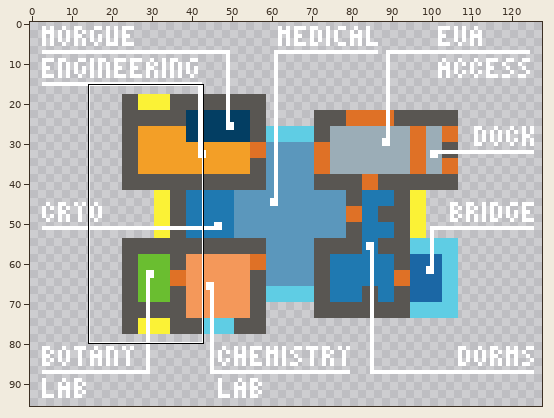
Two states of a sprite sheet, Resources/Textures/_NF/Guidebook/shuttle_maps/128x96.rsi/stasis.png. The picture above shows the old version from afar; the outline marks the close-up.
Close-up. As it was:
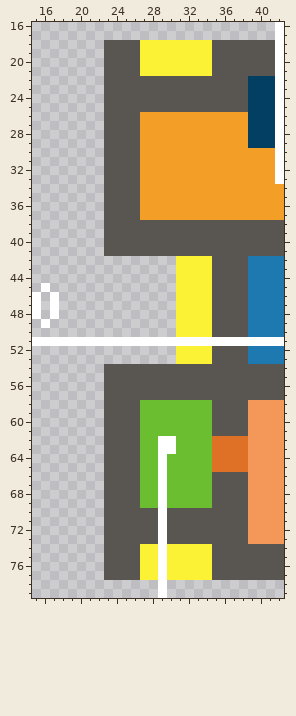
The file is 128x96 pixels. Shown: x 15..42, y 16..79.
The same view after the edit:
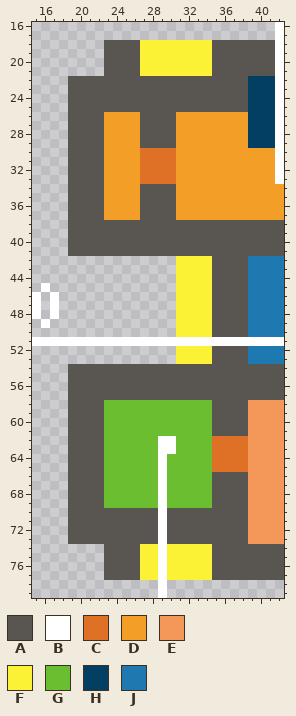
Palette (. is transparent): A #595652  B #ffffff  C #df7126  D #f39f27  E #f4985a  F #fbf236  G #6abe30  H #033e63  J #1f79b1
The exact change:
@@ x 17..32 @@
 21 ......AAAAFFFFFF
-22 ......AAAAAAAAAA
-23 ......AAAAAAAAAA
-24 ......AAAAAAAAAA
-25 ......AAAAAAAAAA
-26 ......AAAADDDDDD
-27 ......AAAADDDDDD
-28 ......AAAADDDDDD
-29 ......AAAADDDDDD
-30 ......AAAADDDDDD
-31 ......AAAADDDDDD
-32 ......AAAADDDDDD
-33 ......AAAADDDDDD
-34 ......AAAADDDDDD
-35 ......AAAADDDDDD
-36 ......AAAADDDDDD
-37 ......AAAADDDDDD
-38 ......AAAAAAAAAA
-39 ......AAAAAAAAAA
-40 ......AAAAAAAAAA
-41 ......AAAAAAAAAA
+22 ..AAAAAAAAAAAAAA
+23 ..AAAAAAAAAAAAAA
+24 ..AAAAAAAAAAAAAA
+25 ..AAAAAAAAAAAAAA
+26 ..AAAADDDDAAAADD
+27 ..AAAADDDDAAAADD
+28 ..AAAADDDDAAAADD
+29 ..AAAADDDDAAAADD
+30 ..AAAADDDDCCCCDD
+31 ..AAAADDDDCCCCDD
+32 ..AAAADDDDCCCCDD
+33 ..AAAADDDDCCCCDD
+34 ..AAAADDDDAAAADD
+35 ..AAAADDDDAAAADD
+36 ..AAAADDDDAAAADD
+37 ..AAAADDDDAAAADD
+38 ..AAAAAAAAAAAAAA
+39 ..AAAAAAAAAAAAAA
+40 ..AAAAAAAAAAAAAA
+41 ..AAAAAAAAAAAAAA
 42 ..............FF
@@ x 17..28 @@
 53 ............
-54 ......AAAAAA
-55 ......AAAAAA
-56 ......AAAAAA
-57 ......AAAAAA
-58 ......AAAAGG
-59 ......AAAAGG
-60 ......AAAAGG
-61 ......AAAAGG
-62 ......AAAAGG
-63 ......AAAAGG
-64 ......AAAAGG
-65 ......AAAAGG
-66 ......AAAAGG
-67 ......AAAAGG
-68 ......AAAAGG
-69 ......AAAAGG
-70 ......AAAAAA
-71 ......AAAAAA
-72 ......AAAAAA
-73 ......AAAAAA
+54 ..AAAAAAAAAA
+55 ..AAAAAAAAAA
+56 ..AAAAAAAAAA
+57 ..AAAAAAAAAA
+58 ..AAAAGGGGGG
+59 ..AAAAGGGGGG
+60 ..AAAAGGGGGG
+61 ..AAAAGGGGGG
+62 ..AAAAGGGGGG
+63 ..AAAAGGGGGG
+64 ..AAAAGGGGGG
+65 ..AAAAGGGGGG
+66 ..AAAAGGGGGG
+67 ..AAAAGGGGGG
+68 ..AAAAGGGGGG
+69 ..AAAAGGGGGG
+70 ..AAAAAAAAAA
+71 ..AAAAAAAAAA
+72 ..AAAAAAAAAA
+73 ..AAAAAAAAAA
 74 ......AAAAFF
Where, in picture pixels (left, top, right, bottom), the same in both close-ups:
changed: (68, 76, 176, 256)
changed: (68, 364, 140, 544)
